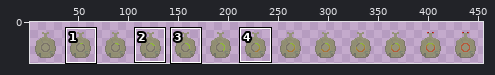
Sprite sheet -- Assets/ui/clockwise_time_indicator.png. The first picture is a wide view before the edit; the outline marks the close-up.
Close-up. As it was:
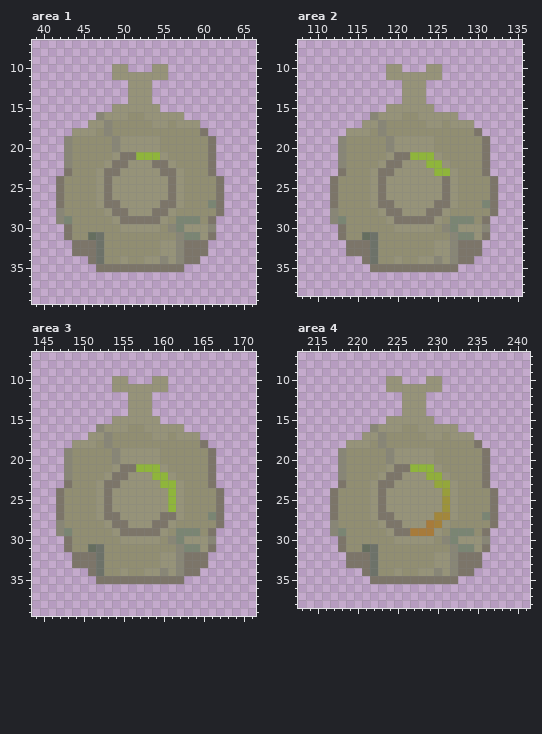
The file is 455x42 pixels. Colours within 5 levels of each other are drawn and written as one. Shown: area 1: x 39..66, y 7..39; area 2: x 108..135, y 7..38; area 3: x 144..171, y 7..39; area 4: x 213..241, y 7..38. The wide view leaves out empty margins. The commit also changed other parts of the picture, which this record leaves out.
Now the later version:
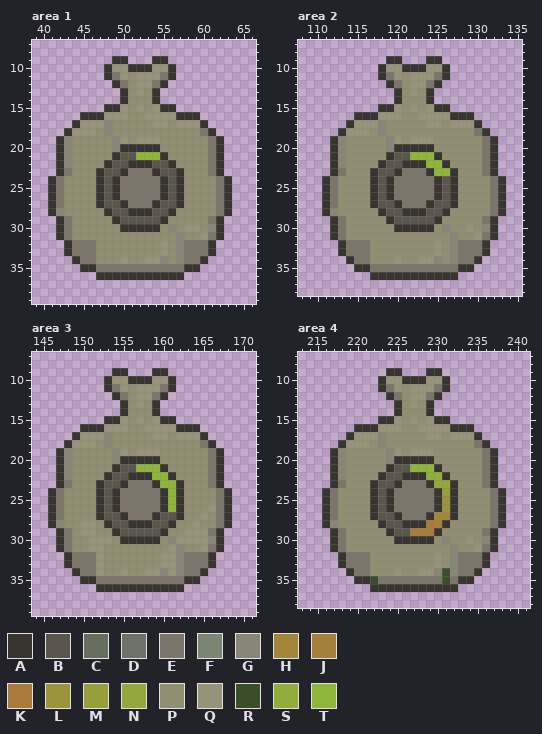
Palette (. is transparent): A #383530  B #5b564d  C #656e5f  D #6d7269  E #7c7569  F #7a8573  G #888676  H #a2873b  J #a4813b  K #a77b3b  L #9c933b  M #989e3b  N #94a73b  P #918e72  Q #969379  R #3a4e2b  S #91ae3b  T #8fb53b
Change:
Area 1:
y 9: x 49..50 .. -> AA; x 54..55 .. -> AA
y 10: x 48 . -> A; x 51..53 ... -> AAA; x 56 . -> A
y 11: x 48..49 .Q -> AE; x 51 Q -> P; x 55..56 Q. -> EA
y 12: x 49..51 ..Q -> AEP; x 54..55 .. -> EA
y 13: x 50..51 .Q -> AP; x 53..54 Q. -> PA
y 14: x 50..54 .QQQ. -> APPPA
y 15: x 48..49 .Q -> AA; x 51 Q -> P; x 53 Q -> P; x 55..56 .. -> AA
y 16: x 45..47 ..G -> AAA; x 57..59 Q.. -> AAA
y 17: x 44..45 .. -> AQ; x 60 . -> A
y 18: x 43 . -> A; x 61 . -> A
y 19: x 42 . -> A; x 51 Q -> P; x 62 . -> A
y 20: x 42 . -> A; x 50..54 QQQQQ -> AAAAA; x 62 . -> A
y 21: x 42 . -> A; x 49..51 QEE -> ABB; x 55 Q -> A; x 62 . -> A
y 22: x 42 . -> A; x 48..56 QEEQQQEEQ -> ABBAAABBA; x 62 . -> A
y 23: x 42 . -> A; x 47..57 QEEQQQQQEEQ -> ABBAEEEABBA; x 62 . -> A
y 24..26: x 41 . -> A; x 47..57 QEQQQQQQQEQ -> ABAEEEEEABA; x 63 . -> A
y 27: x 41 . -> A; x 47..57 QEEQQQQQEEQ -> ABBAEEEABBA; x 61 F -> P; x 63 . -> A
y 28: x 41 . -> A; x 48..56 QEEQQQEEQ -> ABBAAABBA; x 63 . -> A
y 29: x 42..43 GF -> AE; x 49..55 QEEEEEQ -> ABBBBBA; x 57..59 FFF -> PPP; x 62 . -> A
y 30: x 42 . -> A; x 50..54 QQQQQ -> AAAAA; x 57 F -> P; x 60 Q -> P; x 62 . -> A
y 31: x 42 . -> A; x 46..47 CD -> PP; x 58..59 FF -> PP; x 62 . -> A
y 32..33: x 43 . -> A; x 47 D -> P; x 56 Q -> P; x 61 . -> A
y 34: x 44..45 .. -> AE; x 47 D -> P; x 56 Q -> P; x 60 . -> A
y 35: x 45..46 .. -> AA; x 58..59 .. -> AA
y 36: x 47..57 ........... -> AAAAAAAAAAA
Area 2:
y 9: x 119..120 .. -> AA; x 124..125 .. -> AA
y 10: x 118 . -> A; x 121..123 ... -> AAA; x 126 . -> A
y 11: x 118..119 .Q -> AE; x 121 Q -> P; x 125..126 Q. -> EA
y 12: x 119..121 ..Q -> AEP; x 124..125 .. -> EA
y 13: x 120..121 .Q -> AP; x 123..124 Q. -> PA
y 14: x 120..124 .QQQ. -> APPPA
y 15: x 118..119 .Q -> AA; x 121 Q -> P; x 123 Q -> P; x 125..126 .. -> AA
y 16: x 115..117 ..G -> AAA; x 127..129 Q.. -> AAA
y 17: x 114..115 .. -> AQ; x 130 . -> A
y 18: x 113 . -> A; x 131 . -> A
y 19: x 112 . -> A; x 121 Q -> P; x 132 . -> A
y 20: x 112 . -> A; x 120..124 QQQQQ -> AAAAA; x 132 . -> A
y 21: x 112 . -> A; x 119..121 QEE -> ABB; x 125 Q -> A; x 132 . -> A
y 22: x 112 . -> A; x 118..123 QEEQQQ -> ABBAAA; x 126 Q -> A; x 132 . -> A
y 23: x 112 . -> A; x 117..124 QEEQQQQQ -> ABBAEEEA; x 127 Q -> A; x 132 . -> A
y 24..26: x 111 . -> A; x 117..127 QEQQQQQQQEQ -> ABAEEEEEABA; x 133 . -> A
y 27: x 111 . -> A; x 117..127 QEEQQQQQEEQ -> ABBAEEEABBA; x 131 F -> P; x 133 . -> A
y 28: x 111 . -> A; x 118..126 QEEQQQEEQ -> ABBAAABBA; x 133 . -> A
y 29: x 112..113 GF -> AE; x 119..125 QEEEEEQ -> ABBBBBA; x 127..129 FFF -> PPP; x 132 . -> A
y 30: x 112 . -> A; x 120..124 QQQQQ -> AAAAA; x 127..128 FQ -> PP; x 130 Q -> P; x 132 . -> A
y 31: x 112 . -> A; x 116..117 CD -> PP; x 128..129 FF -> PP; x 132 . -> A
y 32..33: x 113 . -> A; x 117 D -> P; x 126 Q -> P; x 131 . -> A
y 34: x 114..115 .. -> AE; x 117 D -> P; x 126 Q -> P; x 130 . -> A
y 35: x 115..116 .. -> AA; x 128..129 .. -> AA
y 36: x 117..127 ........... -> AAAAAAAAAAA
Area 3:
y 9: x 154..155 .. -> AA; x 159..160 .. -> AA
y 10: x 153 . -> A; x 156..158 ... -> AAA; x 161 . -> A
y 11: x 153..154 .Q -> AE; x 156 Q -> P; x 160..161 Q. -> EA
y 12: x 154..156 ..Q -> AEP; x 159..160 .. -> EA
y 13: x 155..156 .Q -> AP; x 158..159 Q. -> PA
y 14: x 155..159 .QQQ. -> APPPA
y 15: x 153..154 .Q -> AA; x 156 Q -> P; x 158 Q -> P; x 160..161 .. -> AA
y 16: x 150..152 ..G -> AAA; x 162..164 Q.. -> AAA
y 17: x 149..150 .. -> AQ; x 165 . -> A
y 18: x 148 . -> A; x 166 . -> A
y 19: x 147 . -> A; x 156 Q -> P; x 167 . -> A
y 20: x 147 . -> A; x 155..159 QQQQQ -> AAAAA; x 167 . -> A
y 21: x 147 . -> A; x 154..156 QEE -> ABB; x 160 Q -> A; x 167 . -> A
y 22: x 147 . -> A; x 153..158 QEEQQQ -> ABBAAA; x 161 Q -> A; x 167 . -> A
y 23: x 147 . -> A; x 152..159 QEEQQQQQ -> ABBAEEEA; x 162 Q -> A; x 167 . -> A
y 24..25: x 146 . -> A; x 152..160 QEQQQQQQQ -> ABAEEEEEA; x 162 Q -> A; x 168 . -> A
y 26: x 146 . -> A; x 152..160 QEQQQQQQQ -> ABAEEEEEA; x 162 Q -> A; x 166 P -> Q; x 168 . -> A
y 27: x 146 . -> A; x 152..162 QEEQQQQQEEQ -> ABBAEEEABBA; x 165..166 PF -> QP; x 168 . -> A
y 28: x 146 . -> A; x 150..151 PP -> QQ; x 153..161 QEEQQQEEQ -> ABBAAABBA; x 164 P -> Q; x 168 . -> A
y 29: x 147..148 GF -> AE; x 150..151 PP -> QQ; x 154..160 QEEEEEQ -> ABBBBBA; x 162..165 FFFP -> PQQQ; x 167 . -> A
y 30: x 147 . -> A; x 151..153 PPP -> QQQ; x 155..159 QQQQQ -> AAAAA; x 162 F -> Q; x 167 . -> A
y 31: x 147 . -> A; x 151..152 CD -> QQ; x 161 P -> Q; x 163..164 FF -> PP; x 167 . -> A
y 32..33: x 148 . -> A; x 152 D -> Q; x 166 . -> A
y 34: x 149..150 .. -> AE; x 152 D -> Q; x 165 . -> A
y 35: x 150..151 .. -> AA; x 163..164 .. -> AA
y 36: x 152..162 ........... -> AAAAAAAAAAA
Area 4:
y 9: x 224..225 .. -> AA; x 229..230 .. -> AA
y 10: x 223 . -> A; x 226..228 ... -> AAA; x 231 . -> A
y 11: x 223..224 .Q -> AE; x 226 Q -> P; x 230..231 Q. -> EA
y 12: x 224..226 ..Q -> AEP; x 229..230 .. -> EA
y 13: x 225..226 .Q -> AP; x 228..229 Q. -> PA
y 14: x 225..229 .QQQ. -> APPPA
y 15: x 223..224 .Q -> AA; x 226 Q -> P; x 228 Q -> P; x 230..231 .. -> AA
y 16: x 220..222 ..G -> AAA; x 232..234 Q.. -> AAA
y 17: x 219..220 .. -> AQ; x 235 . -> A
y 18: x 218 . -> A; x 236 . -> A
y 19: x 217 . -> A; x 226 Q -> P; x 237 . -> A
y 20: x 217 . -> A; x 225..229 QQQQQ -> AAAAA; x 237 . -> A
y 21: x 217 . -> A; x 224..226 QEE -> ABB; x 230 Q -> A; x 237 . -> A
y 22: x 217 . -> A; x 223..228 QEEQQQ -> ABBAAA; x 231 Q -> A; x 237 . -> A
y 23: x 217 . -> A; x 222..229 QEEQQQQQ -> ABBAEEEA; x 232 Q -> A; x 237 . -> A
y 24..26: x 216 . -> A; x 222..230 QEQQQQQQQ -> ABAEEEEEA; x 232 Q -> A; x 238 . -> A
y 27: x 216 . -> A; x 222..229 QEEQQQQQ -> ABBAEEEA; x 232 Q -> A; x 236 F -> P; x 238 . -> A
y 28: x 216 . -> A; x 223..228 QEEQQQ -> ABBAAA; x 231 Q -> A; x 238 . -> A
y 29: x 217..218 GF -> AE; x 224..226 QEE -> ABB; x 230 Q -> A; x 232..234 FFF -> PPP; x 237 . -> A
y 30: x 217 . -> A; x 225..229 QQQQQ -> AAAAA; x 232..233 FQ -> PP; x 235 Q -> P; x 237 . -> A
y 31: x 217 . -> A; x 221..222 CD -> PP; x 233..234 FF -> PP; x 237 . -> A
y 32..33: x 218 . -> A; x 222 D -> P; x 231 Q -> P; x 236 . -> A
y 34: x 219..220 .. -> AE; x 222 D -> P; x 231 Q -> R; x 235 . -> A
y 35: x 220..222 ..E -> AAR; x 231 E -> R; x 233..234 .. -> AA
y 36: x 222..232 ........... -> AAAAAAAAAAA
Pixel boxes of the changes (left, top, right, bottom) in both close-ups:
changed: (48, 56, 232, 280)
changed: (322, 56, 506, 280)
changed: (48, 368, 232, 592)
changed: (322, 368, 506, 592)
